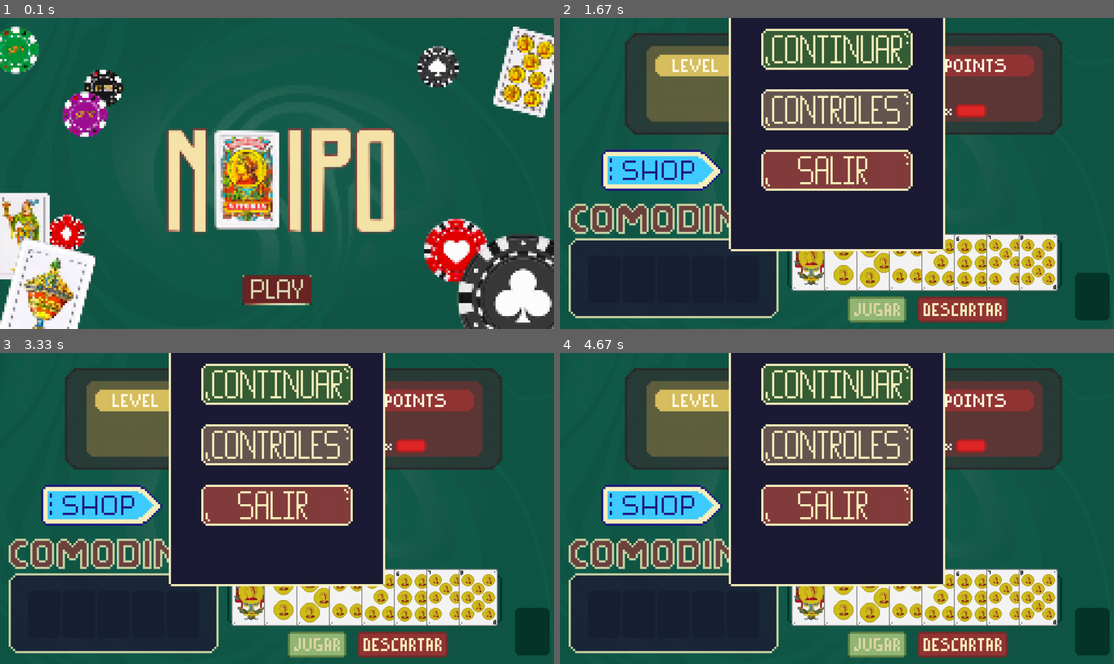
Above: before the commit, frames 1-4 (two rows, left to right).
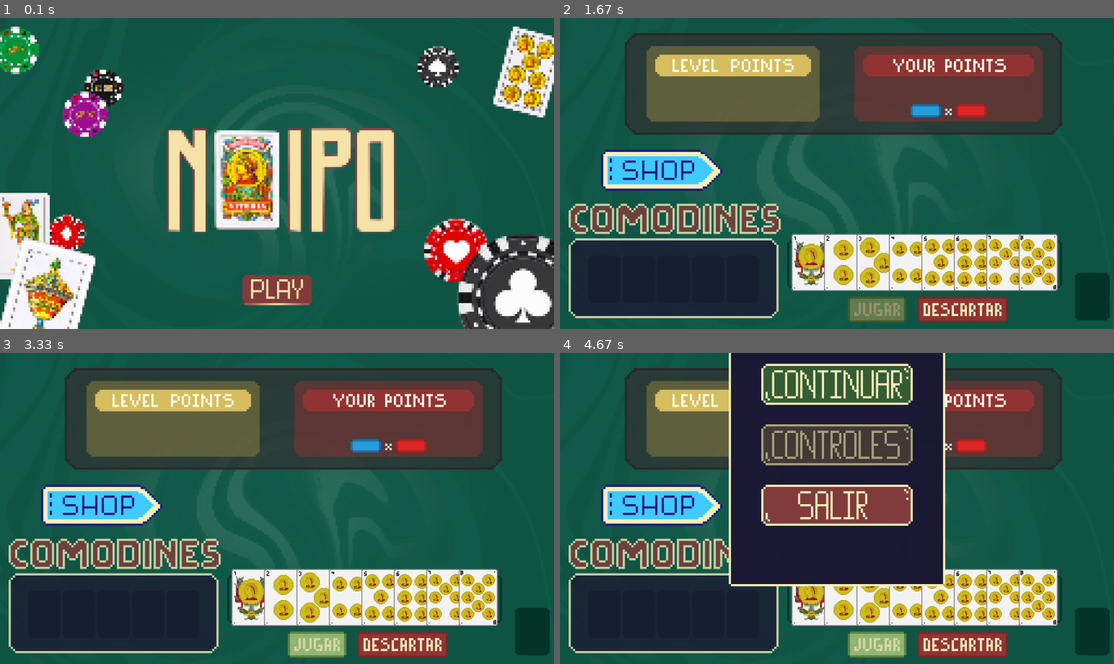
Above: after the commit, the same moments.

Repository: Hsandin7/Practica-TPA
Game: pygame game, started from main.py
The game is run twice, just before and just after one commit, with the same random seed, the same clock (stepped at 60 frames per second) and the same inputs.
Inputs (mouse positions are in pixels of both pictures, inside the frame that each line leads up to):
- Up to frame 1 (0.1 s): no input
- Up to frame 2 (1.67 s): click (837, 288) at 0.38 s; hold Esc 0.67-1.13 s; click (837, 49) at 1.22 s; click (875, 310) at 1.55 s
- Up to frame 3 (3.33 s): click (288, 402) at 1.88 s; click (315, 645) at 2.72 s; click (199, 443) at 3.05 s
- Up to frame 4 (4.67 s): hold Esc 3.83-4.3 s; click (837, 443) at 4.38 s

The runs differ from the first frame. In frame 1, 0.9% of the frame differs, in the area x 43-57%, y 82-93%; in frame 2, 29%, in the area x 30-70%, y 0-98%; in frame 3, 28%; in frame 4, 3.6%.

Commit message:
Cambios a la organización de cosas y demás

Diff:
--- a/Clases/carta.py
+++ b/Clases/carta.py
@@ -7,7 +7,7 @@
     def __init__(self, valor, palo):
         self._valor = valor
         self._palo = palo
-        self._imagen = pygame.image.load(f"Graficos/Cartas/{self.valor}{self.palo}.png")    # Imagen correspondiente cargada
+        self._imagen = pygame.image.load(f"Graficos/cartas/{self.valor}{self.palo}.png")    # Imagen correspondiente cargada
         self._x = int()      # Pos de la imagen
         self._y = int()
 
--- a/Clases/juego.py
+++ b/Clases/juego.py
@@ -1,3 +1,31 @@
+from carta import Carta
+import pygame
+
 class Juego:
-    def __init__(self):
-        pass
+    def __init__(self, screen):
+        self.screen = screen
+        self.screen_width = screen.get_width()
+        self.screen_height = screen.get_height()
+
+        self.cargar_imagenes()
+
+    def cargar_imagenes(self):
+        # Imágenes de fondo
+        self.menu_principal = pygame.image.load("Graficos/Menu_principal.png")
+        self.menu_juego = pygame.image.load("Graficos/Menú_Juego.png")
+        self.menu_salir = pygame.image.load("Graficos/Control_Salida.png").convert_alpha()
+
+    def cargar_botones(self):
+        from boton import Boton
+
+        botones = {
+            "play": Boton("Graficos/Botones/Boton_Play.png", (560, 595)),
+            "continuar": Boton("Graficos/Botones/Boton_Continuar.png", (self.screen_width/2 - 350/2, 25)),
+            "controles": Boton("Graficos/Botones/Boton_Controles.png", (self.screen_width/2 - 350/2, 165)),
+            "salir": Boton("Graficos/Botones/Boton_Salir.png", (self.screen_width/2 - 350/2, 305)),
+
+            "shop": Boton("Graficos/Botones/Boton_Shop.png", (95, 305)),
+            "jugar": Boton("Graficos/Botones/Boton_Jugar.png", (665, 645)),
+            "descartar": Boton("Graficos/Botones/Boton_Descartar.png", (825, 645))
+
+        }
--- a/main.py
+++ b/main.py
@@ -23,9 +23,14 @@
 menu_salir = pygame.image.load("Graficos/Control_Salida.png").convert_alpha()
 
 # Clases Boton
-boton_play = Boton("Graficos/play.png", (560, 595))
-boton_continuar = Boton("Graficos/Boton_Cont.png", (screen_width/2 - 350/2, 25))
+boton_play = Boton("Graficos/Botones/Boton_Play.png", (560, 595))
+boton_continuar = Boton("Graficos/Botones/Boton_Continuar.png", (screen_width/2 - 350/2, 25))
+boton_controles = Boton("Graficos/Botones/Boton_Controles.png", (screen_width/2 - 350/2, 165))
+boton_salir = Boton("Graficos/Botones/Boton_Salir.png", (screen_width/2 - 350/2, 305))
 
+boton_shop = Boton("Graficos/Botones/Boton_Shop.png", (95, 305))
+boton_jugar = Boton("Graficos/Botones/Boton_Jugar.png", (665, 645))
+boton_descartar = Boton("Graficos/Botones/Boton_Descartar.png", (825, 645))
 
 ##### TESTING CLASE CARTAS
 cartas = []
@@ -60,6 +65,10 @@
     # --- Página del juego ---
     elif pagina_actual == 1:
         screen.blit(menu_juego, (0,0))
+        boton_shop.dibujar(screen)
+        boton_jugar.dibujar(screen)
+        boton_descartar.dibujar(screen)
+
 
         ##### TESTING
         for carta in cartas:
@@ -70,10 +79,19 @@
     # --- Página de salida ---
     elif pagina_actual == 2:
         screen.blit(menu_salir, (0,0))
-        # boton_continuar.dibujar(screen)
+        boton_continuar.dibujar(screen)
+        boton_controles.dibujar(screen)
+        boton_salir.dibujar(screen)
 
-        # if boton_continuar.detectar_click(eventos):
-        #     pagina_actual = 0
+        if boton_continuar.detectar_click(eventos):
+            pagina_actual = 1
+
+        if boton_controles.detectar_click(eventos):
+            pass
+
+        if boton_salir.detectar_click(eventos):
+            pygame.quit()
+            sys.exit()
 
     pygame.display.flip()
     clock.tick(60)
--- a/temporal.py
+++ b/temporal.py
@@ -1,43 +1,99 @@
+# from Clases.jugador import Jugador
+from Clases.juego import Juego
 import pygame
 import sys
 
-# Inicializar Pygame
+# Inicializar pygame
 pygame.init()
+# VARIABLES
+screen_width = 1280
+screen_height = 720
+pagina_actual = 0       # Páginas: 0: Menú principal, 1: Juego, 2: Salir
 
-# Configurar ventana
-ANCHO, ALTO = 800, 600
-ventana = pygame.display.set_mode((ANCHO, ALTO))
-pygame.display.set_caption("Demo de transparencia")
+# Configuración de la ventana
+screen = pygame.display.set_mode((screen_width, screen_height))
+pygame.display.set_caption("Naipo")
+clock = pygame.time.Clock()
 
-# Cargar imágenes
-fondo = pygame.image.load("Graficos/Menú_Juego.png") #.convert()  # Fondo sin transparencia
-superior = pygame.image.load("Graficos/Control_Salida.png").convert_alpha()  # Con canal alpha
+juego = Juego(screen)
 
-# Escalar imágenes al tamaño de la ventana (opcional)
-# fondo = pygame.transform.scale(fondo, (0,0))
-# superior = pygame.transform.scale(superior, (0,0))
+juego.cargar_imagenes()
 
-# # Crear una versión translúcida del sprite superior
-# superior_translucida = superior.copy()
-# superior_translucida.set_alpha(255)  # 0 = invisible, 255 = opaco
+# Imágenes de fondo
+menu_principal = pygame.image.load("Graficos/Menu_principal.png")
+menu_juego = pygame.image.load("Graficos/Menú_Juego.png")
+menu_salir = pygame.image.load("Graficos/Control_Salida.png").convert_alpha()
 
-# Posición del sprite superior
-# x, y = (ANCHO - superior.get_width()) // 2, (ALTO - superior.get_height()) // 2
+# Clases Boton
+boton_play = Boton("Graficos/Botones/Boton_Play.png", (560, 595))
+boton_continuar = Boton("Graficos/Botones/Boton_Continuar.png", (screen_width/2 - 350/2, 25))
+boton_controles = Boton("Graficos/Botones/Boton_Controles.png", (screen_width/2 - 350/2, 165))
+boton_salir = Boton("Graficos/Botones/Boton_Salir.png", (screen_width/2 - 350/2, 305))
 
-# Bucle principal
-clock = pygame.time.Clock()
+boton_shop = Boton("Graficos/Botones/Boton_Shop.png", (95, 305))
+boton_jugar = Boton("Graficos/Botones/Boton_Jugar.png", (665, 645))
+boton_descartar = Boton("Graficos/Botones/Boton_Descartar.png", (825, 645))
+
+##### TESTING CLASE CARTAS
+cartas = []
+pos_inicial_x = 535
+
+for i in range(0,8):
+    cartas.append(Carta(i+1, "o"))
+    cartas[i].asignar_posicion(pos_inicial_x + 75*i, 500)
+#####
+
+
 while True:
-    for evento in pygame.event.get():
-        if evento.type == pygame.QUIT:
+    eventos = pygame.event.get()
+    for event in eventos:
+        if event.type == pygame.QUIT:
             pygame.quit()
             sys.exit()
 
-    # Dibujar fondo
-    ventana.blit(fondo, (0, 0))
+        # --- Detectar tecla ESC solo en la página de juego ---
+        if pagina_actual == 1 and event.type == pygame.KEYDOWN and event.key == pygame.K_ESCAPE:
+            pagina_actual = 2  # Ir al menú de salida
 
-    # Dibujar imagen translúcida encima
-    ventana.blit(superior, (0, 0))
+    # --- Página principal ---
+    if pagina_actual == 0:
+        screen.blit(menu_principal, (0, 0))
+        boton_play.dibujar(screen)
 
-    # Actualizar pantalla
+        if boton_play.detectar_click(eventos):
+            print("¡Has pulsado PLAY!")
+            pagina_actual = 1
+
+    # --- Página del juego ---
+    elif pagina_actual == 1:
+        screen.blit(menu_juego, (0,0))
+        boton_shop.dibujar(screen)
+        boton_jugar.dibujar(screen)
+        boton_descartar.dibujar(screen)
+
+
+        ##### TESTING
+        for carta in cartas:
+            carta.mostrar(screen)
+        #####
+
+
+    # --- Página de salida ---
+    elif pagina_actual == 2:
+        screen.blit(menu_salir, (0,0))
+        boton_continuar.dibujar(screen)
+        boton_controles.dibujar(screen)
+        boton_salir.dibujar(screen)
+
+        if boton_continuar.detectar_click(eventos):
+            pagina_actual = 1
+
+        if boton_controles.detectar_click(eventos):
+            pass
+
+        if boton_salir.detectar_click(eventos):
+            pygame.quit()
+            sys.exit()
+
     pygame.display.flip()
     clock.tick(60)
Renamed: Graficos/Boton_Cont.PNG -> Graficos/Botones/Boton_Continuar.png
Binary file added: Graficos/Botones/Boton_Controles.png
Binary file added: Graficos/Botones/Boton_Descartar.png
Binary file added: Graficos/Botones/Boton_Jugar.png
Binary file added: Graficos/Botones/Boton_Play.png
Binary file added: Graficos/Botones/Boton_Salir.png
Binary file added: Graficos/Botones/Boton_Shop.png
Binary file changed: Graficos/Menu_principal.png
Binary file removed: Graficos/play.png
Binary file removed: Testing.ttf
Binary file added: tipografia_naipo.ttf
